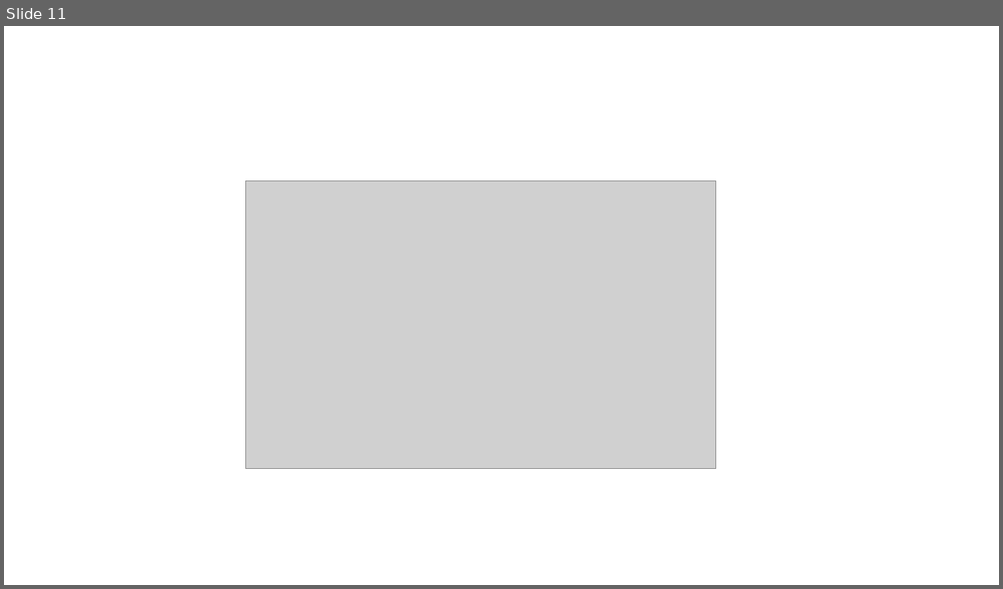
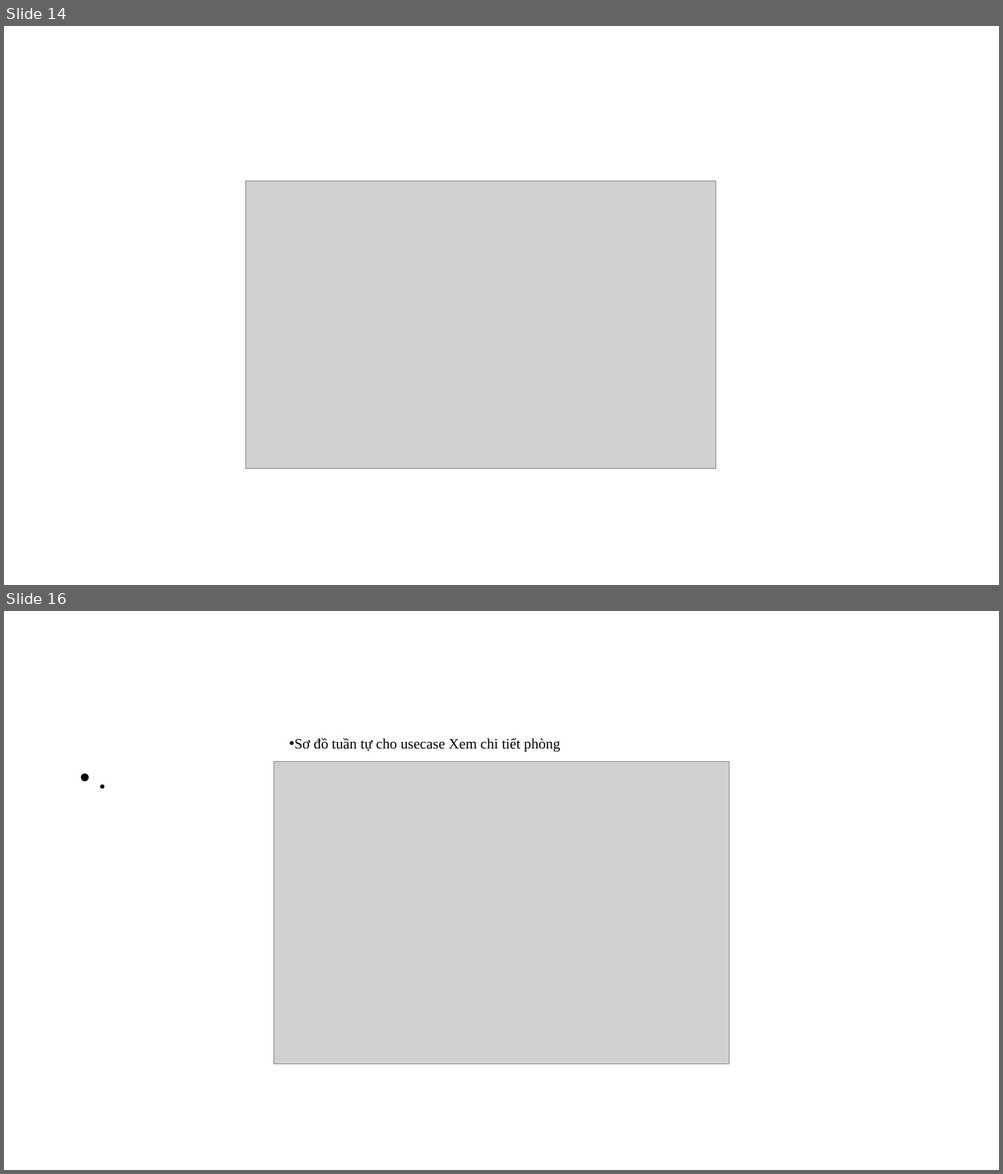
Before and after one commit to Djum542/com.ductm2008110309-SE, a slide deck: src/Tieuluancuoiky/Chương trình cho khách sạn.pptx. Shown one above the other, each under a label of ours: slide 11 before the commit, slides 14 and 16 after it; the slides between them are not shown. The pictures are 1003x589 and 1003x1174 pixels, drawn with LibreOffice and Linux fonts; fonts in the diff are those of the drawing; grey boxes stand for pictures. Boxes give left, top, right and bottom in pixels: in the first picture for what was removed or moved away, otherwise in the second. Text is boxed around its words. In the diff, an @@ line names an element or a change of style, - is before the commit and + after.

```diff
--- a/src/Tieuluancuoiky/Chương trình cho khách sạn.pptx
+++ b/src/Tieuluancuoiky/Chương trình cho khách sạn.pptx
@@ slide 16 added at bbox=[4, 611, 999, 1170], background #FFFFFF @@
@@ text added at bbox=[294, 738, 560, 752], 14 pt, text #000000 @@
+• Sơ đồ tuần tự cho usecase Xem chi tiết phòng
@@ text added at bbox=[73, 760, 930, 1116], 28 pt, text #000000, bold @@
+• .
@@ picture added at bbox=[273, 762, 728, 1065] @@
@@ what was slide 11 is now slide 14 @@
```
Also in this commit, not shown: 2 slides changed, 10 other slides added, 1 slide removed, 6 other files.
